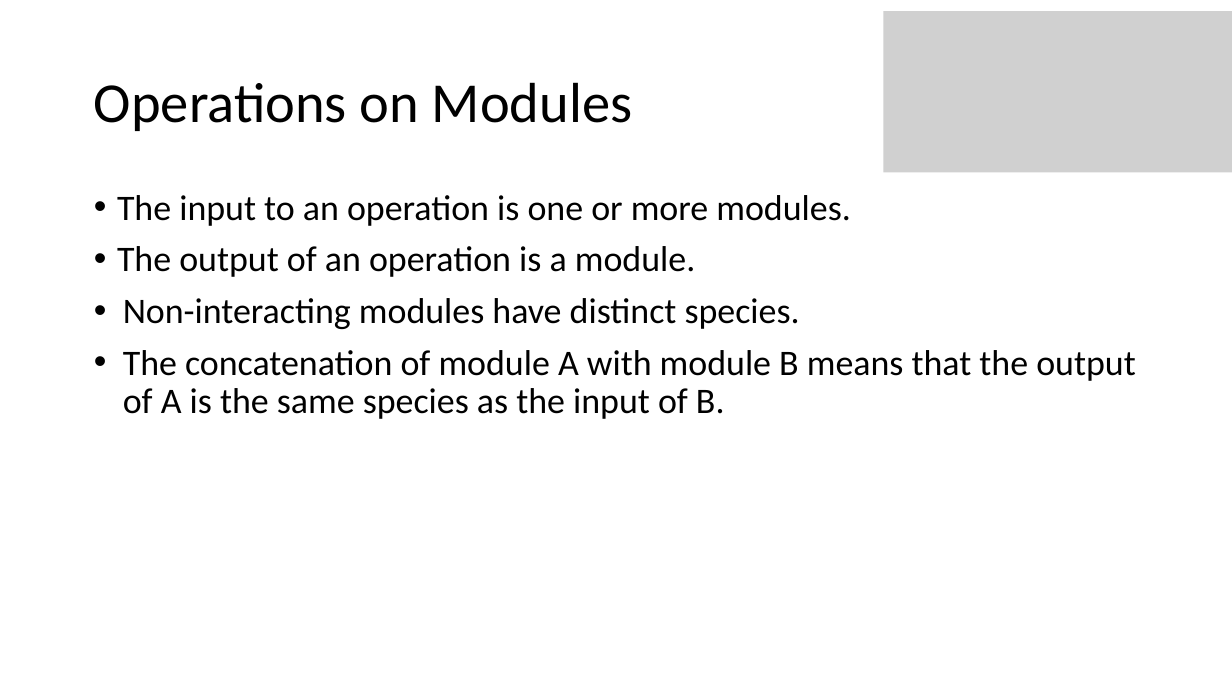
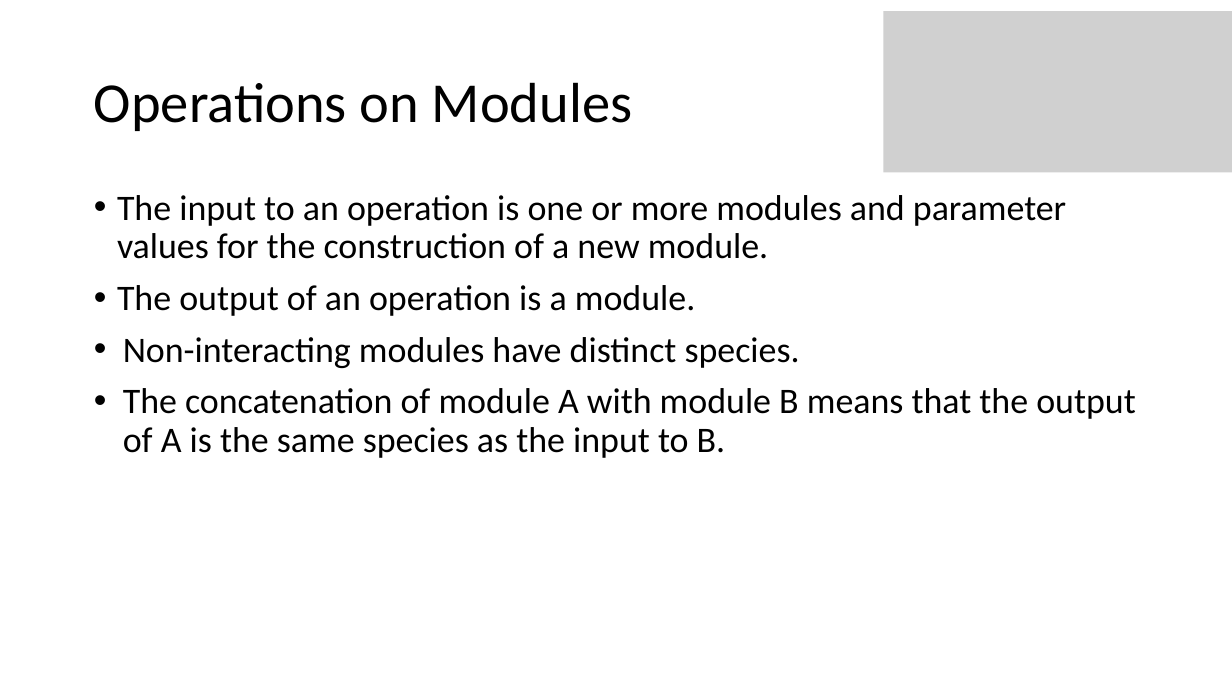
Before and after one commit to joseph-hellerstein/linear_reaction_networks, a slide deck: slide 7 of docs/module_framework.pptx. Drawn at 1232x693 pixels with LibreOffice and Linux fonts; fonts in the diff are those of the drawing; grey boxes stand for pictures. Boxes give left, top, right and bottom in pixels: in the first picture for what was removed or moved away, otherwise in the second. Text is boxed around its words. In the diff, an @@ line names an element or a change of style, - is before the commit and + after.

```diff
--- a/docs/module_framework.pptx
+++ b/docs/module_framework.pptx
@@ text at [117,195,1066,259]: text changed @@
-• The input to an operation is one or more modules.
+• The input to an operation is one or more modules and parameter values for the construction of a new module.
@@ text at [123,388,1135,458]: text changed @@
-• The concatenation of module A with module B means that the output of A is the same species as the input of B.
+• The concatenation of module A with module B means that the output of A is the same species as the input to B.
```
Also in this commit, not shown: 8 other slides changed, 1 slide added, 1 other file.
